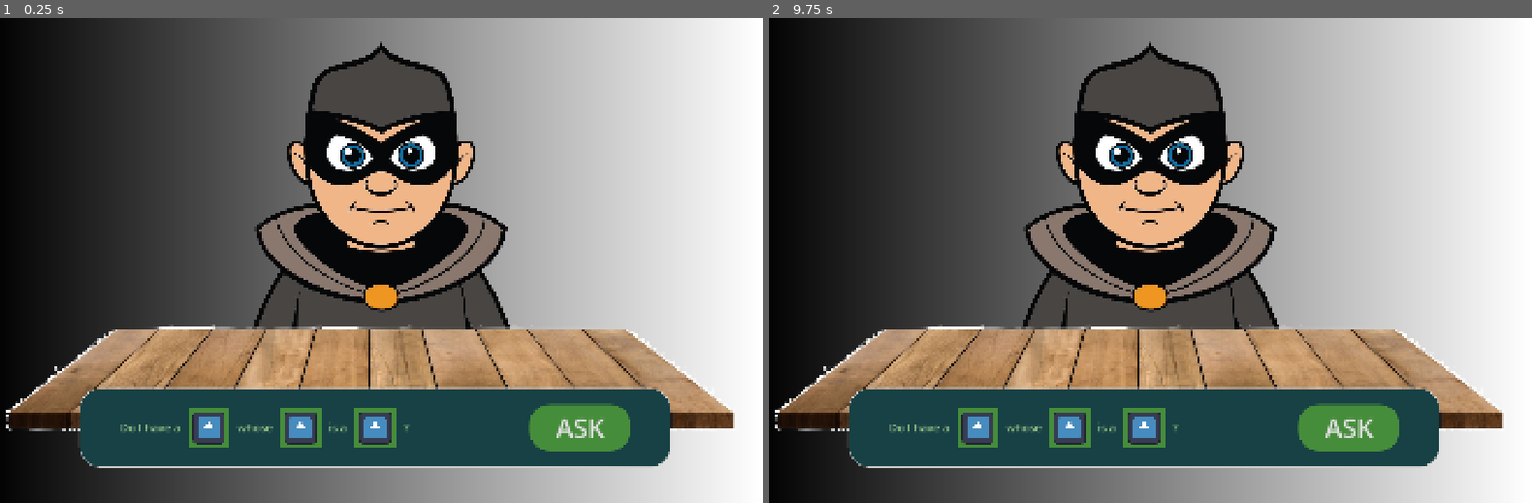
Above: before the commit, frames 1-2 (left to right).
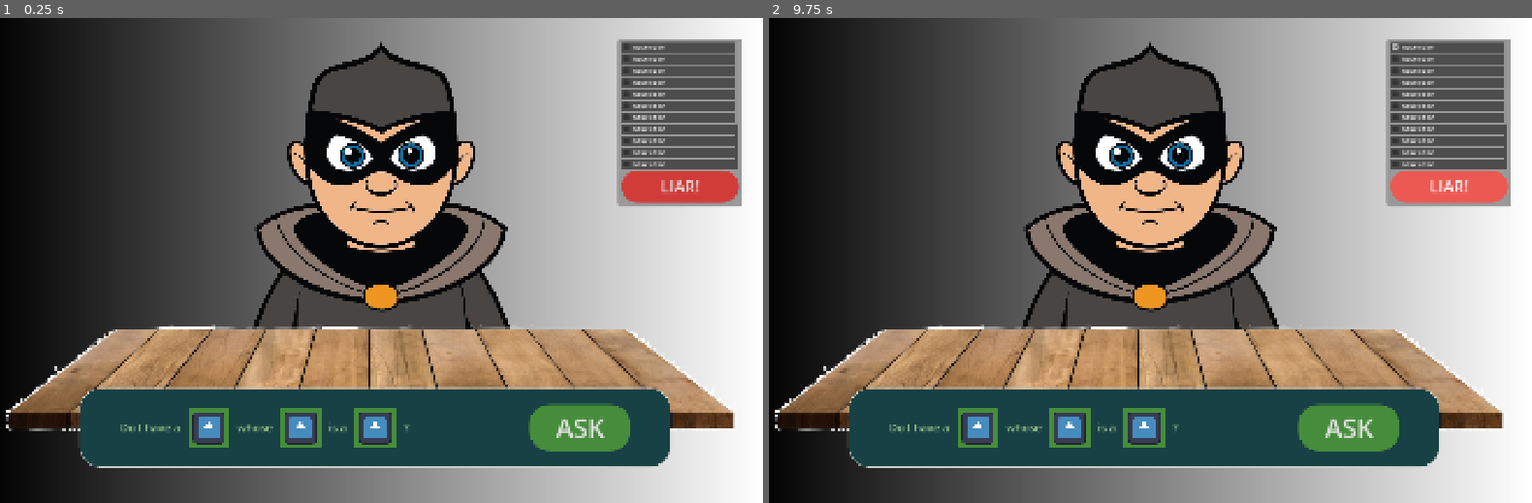
Above: after the commit, the same moments.

Repository: Empheon/ggj2026
Game: Godot game, scene res://scenes/main_scene.tscn
Two runs of this game, one before a commit and one after it. Both use one fixed random seed, a clock stepped at 60 frames per second and the inputs below. The project has no main scene, so this scene is started directly. The engine's default icon, where the game draws it, is replaced by a stand-in: a white triangle on a blue panel in a dark square.
Inputs (mouse positions are in pixels of both pictures, inside the frame that each line leads up to):
- Up to frame 1 (0.25 s): no input
- Up to frame 2 (9.75 s): click (1448, 47) at 0.52 s; click (1394, 47) at 1.27 s; click (1448, 56) at 2.02 s; click (1448, 71) at 2.77 s; click (1448, 81) at 3.52 s; click (1448, 95) at 4.27 s; click (1448, 105) at 5.02 s; click (1448, 119) at 5.77 s; click (1448, 129) at 6.52 s; click (1448, 139) at 7.27 s; click (1448, 153) at 8.02 s; click (1448, 163) at 8.77 s; click (1448, 178) at 9.52 s

The runs differ from the first frame. In frame 1, 5.6% of the frame differs, in the area x 80-98%, y 4-39%; in frame 2, 5.6%.

Commit message:
Add answer list UI

Diff:
--- /dev/null
+++ b/scenes/answer_item.tscn
@@ -0,0 +1,18 @@
+[gd_scene format=3 uid="uid://cmwfwlylcj2tu"]
+
+[node name="AnswerItem" type="Button" unique_id=1709318547]
+custom_minimum_size = Vector2(0, 25)
+offset_right = 112.0
+offset_bottom = 24.0
+
+[node name="HBoxContainer" type="HBoxContainer" parent="." unique_id=1375527426]
+layout_mode = 0
+offset_right = 112.0
+offset_bottom = 24.0
+
+[node name="CheckBox" type="CheckBox" parent="HBoxContainer" unique_id=1225593990]
+layout_mode = 2
+
+[node name="Label" type="Label" parent="HBoxContainer" unique_id=620373664]
+layout_mode = 2
+text = "nose color"
--- a/scenes/main_scene.tscn
+++ b/scenes/main_scene.tscn
@@ -3,6 +3,7 @@
 [ext_resource type="Texture2D" uid="uid://m7ksabc42goy" path="res://assets/ennemi.png" id="1_pw63i"]
 [ext_resource type="Texture2D" uid="uid://b0xl3li25ricw" path="res://assets/table.png" id="2_7ykc4"]
 [ext_resource type="Texture2D" uid="uid://brghiiw2e8ian" path="res://icon.svg" id="3_7ykc4"]
+[ext_resource type="PackedScene" uid="uid://cmwfwlylcj2tu" path="res://scenes/answer_item.tscn" id="4_pu3yx"]
 
 [sub_resource type="Gradient" id="Gradient_und3l"]
 
@@ -67,6 +68,37 @@
 corner_radius_bottom_right = 50
 corner_radius_bottom_left = 50
 
+[sub_resource type="StyleBoxFlat" id="StyleBoxFlat_mngbo"]
+content_margin_left = 10.0
+content_margin_top = 10.0
+content_margin_right = 10.0
+content_margin_bottom = 10.0
+corner_radius_top_left = 10
+corner_radius_top_right = 10
+corner_radius_bottom_right = 10
+corner_radius_bottom_left = 10
+
+[sub_resource type="StyleBoxFlat" id="StyleBoxFlat_4w45t"]
+bg_color = Color(0.8204735, 0.23499575, 0.22530821, 1)
+corner_radius_top_left = 50
+corner_radius_top_right = 50
+corner_radius_bottom_right = 50
+corner_radius_bottom_left = 50
+
+[sub_resource type="StyleBoxFlat" id="StyleBoxFlat_r6p65"]
+bg_color = Color(0.6500605, 0.163225, 0.15946415, 1)
+corner_radius_top_left = 50
+corner_radius_top_right = 50
+corner_radius_bottom_right = 50
+corner_radius_bottom_left = 50
+
+[sub_resource type="StyleBoxFlat" id="StyleBoxFlat_si52b"]
+bg_color = Color(0.926667, 0.34485224, 0.31945273, 1)
+corner_radius_top_left = 50
+corner_radius_top_right = 50
+corner_radius_bottom_right = 50
+corner_radius_bottom_left = 50
+
 [node name="MainScene" type="Control" unique_id=53327232]
 layout_mode = 3
 anchors_preset = 15
@@ -277,3 +309,88 @@
 theme_override_styles/hover = SubResource("StyleBoxFlat_e1cbu")
 text = "ASK"
 icon_alignment = 1
+
+[node name="AnswersRecapContainer" type="PanelContainer" parent="AspectRatioContainer/16_10_Container" unique_id=1418793122]
+layout_mode = 1
+anchors_preset = 1
+anchor_left = 1.0
+anchor_right = 1.0
+offset_left = -360.0
+offset_top = 50.0
+offset_right = -50.0
+offset_bottom = 467.0
+grow_horizontal = 0
+theme_override_styles/panel = SubResource("StyleBoxFlat_mngbo")
+
+[node name="VBoxContainer" type="VBoxContainer" parent="AspectRatioContainer/16_10_Container/AnswersRecapContainer" unique_id=1760828029]
+layout_mode = 2
+
+[node name="ScrollContainer" type="ScrollContainer" parent="AspectRatioContainer/16_10_Container/AnswersRecapContainer/VBoxContainer" unique_id=150256816]
+layout_mode = 2
+size_flags_vertical = 3
+
+[node name="Content" type="VBoxContainer" parent="AspectRatioContainer/16_10_Container/AnswersRecapContainer/VBoxContainer/ScrollContainer" unique_id=763087973]
+layout_mode = 2
+size_flags_horizontal = 3
+
+[node name="AnswerItem" parent="AspectRatioContainer/16_10_Container/AnswersRecapContainer/VBoxContainer/ScrollContainer/Content" unique_id=293115311 instance=ExtResource("4_pu3yx")]
+layout_mode = 2
+
+[node name="AnswerItem2" parent="AspectRatioContainer/16_10_Container/AnswersRecapContainer/VBoxContainer/ScrollContainer/Content" unique_id=673379819 instance=ExtResource("4_pu3yx")]
+layout_mode = 2
+
+[node name="AnswerItem3" parent="AspectRatioContainer/16_10_Container/AnswersRecapContainer/VBoxContainer/ScrollContainer/Content" unique_id=1192143174 instance=ExtResource("4_pu3yx")]
+layout_mode = 2
+
+[node name="AnswerItem4" parent="AspectRatioContainer/16_10_Container/AnswersRecapContainer/VBoxContainer/ScrollContainer/Content" unique_id=264346828 instance=ExtResource("4_pu3yx")]
+layout_mode = 2
+
+[node name="AnswerItem5" parent="AspectRatioContainer/16_10_Container/AnswersRecapContainer/VBoxContainer/ScrollContainer/Content" unique_id=1968364296 instance=ExtResource("4_pu3yx")]
+layout_mode = 2
+
+[node name="AnswerItem6" parent="AspectRatioContainer/16_10_Container/AnswersRecapContainer/VBoxContainer/ScrollContainer/Content" unique_id=603195963 instance=ExtResource("4_pu3yx")]
+layout_mode = 2
+
+[node name="AnswerItem7" parent="AspectRatioContainer/16_10_Container/AnswersRecapContainer/VBoxContainer/ScrollContainer/Content" unique_id=988035705 instance=ExtResource("4_pu3yx")]
+layout_mode = 2
+
+[node name="AnswerItem8" parent="AspectRatioContainer/16_10_Container/AnswersRecapContainer/VBoxContainer/ScrollContainer/Content" unique_id=1962456760 instance=ExtResource("4_pu3yx")]
+layout_mode = 2
+
+[node name="AnswerItem9" parent="AspectRatioContainer/16_10_Container/AnswersRecapContainer/VBoxContainer/ScrollContainer/Content" unique_id=1643368542 instance=ExtResource("4_pu3yx")]
+layout_mode = 2
+
+[node name="AnswerItem10" parent="AspectRatioContainer/16_10_Container/AnswersRecapContainer/VBoxContainer/ScrollContainer/Content" unique_id=1688506732 instance=ExtResource("4_pu3yx")]
+layout_mode = 2
+
+[node name="AnswerItem11" parent="AspectRatioContainer/16_10_Container/AnswersRecapContainer/VBoxContainer/ScrollContainer/Content" unique_id=1307078288 instance=ExtResource("4_pu3yx")]
+layout_mode = 2
+
+[node name="AnswerItem12" parent="AspectRatioContainer/16_10_Container/AnswersRecapContainer/VBoxContainer/ScrollContainer/Content" unique_id=1720137114 instance=ExtResource("4_pu3yx")]
+layout_mode = 2
+
+[node name="AnswerItem13" parent="AspectRatioContainer/16_10_Container/AnswersRecapContainer/VBoxContainer/ScrollContainer/Content" unique_id=555362833 instance=ExtResource("4_pu3yx")]
+layout_mode = 2
+
+[node name="AnswerItem14" parent="AspectRatioContainer/16_10_Container/AnswersRecapContainer/VBoxContainer/ScrollContainer/Content" unique_id=1893034452 instance=ExtResource("4_pu3yx")]
+layout_mode = 2
+
+[node name="AnswerItem15" parent="AspectRatioContainer/16_10_Container/AnswersRecapContainer/VBoxContainer/ScrollContainer/Content" unique_id=1379466978 instance=ExtResource("4_pu3yx")]
+layout_mode = 2
+
+[node name="AnswerItem16" parent="AspectRatioContainer/16_10_Container/AnswersRecapContainer/VBoxContainer/ScrollContainer/Content" unique_id=889085685 instance=ExtResource("4_pu3yx")]
+layout_mode = 2
+
+[node name="AnswerItem17" parent="AspectRatioContainer/16_10_Container/AnswersRecapContainer/VBoxContainer/ScrollContainer/Content" unique_id=96792461 instance=ExtResource("4_pu3yx")]
+layout_mode = 2
+
+[node name="Button" type="Button" parent="AspectRatioContainer/16_10_Container/AnswersRecapContainer/VBoxContainer" unique_id=2021612120]
+custom_minimum_size = Vector2(0, 80)
+layout_mode = 2
+size_flags_vertical = 4
+theme_override_font_sizes/font_size = 40
+theme_override_styles/normal = SubResource("StyleBoxFlat_4w45t")
+theme_override_styles/pressed = SubResource("StyleBoxFlat_r6p65")
+theme_override_styles/hover = SubResource("StyleBoxFlat_si52b")
+text = "LIAR!"
+icon_alignment = 1
